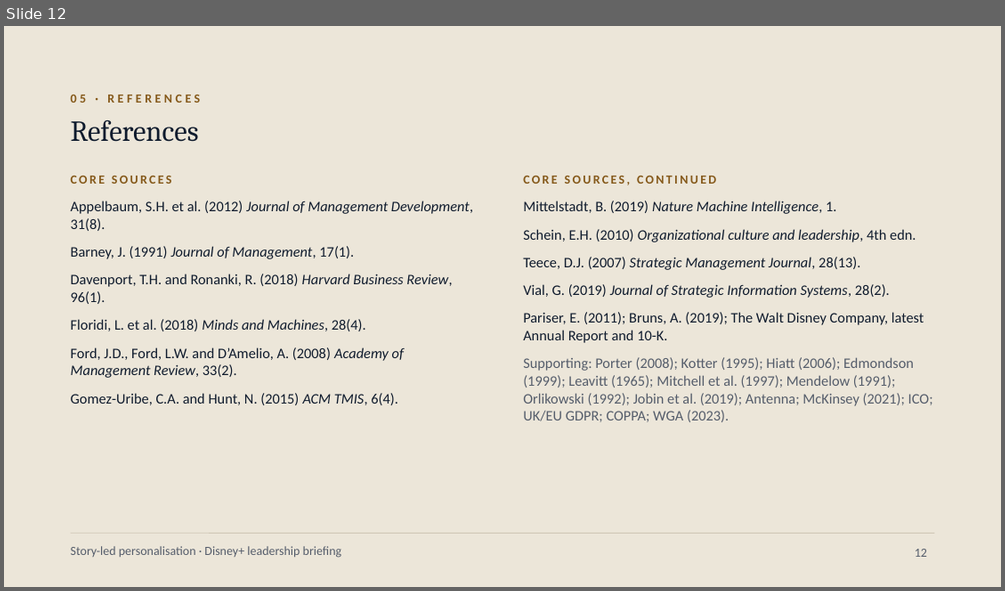
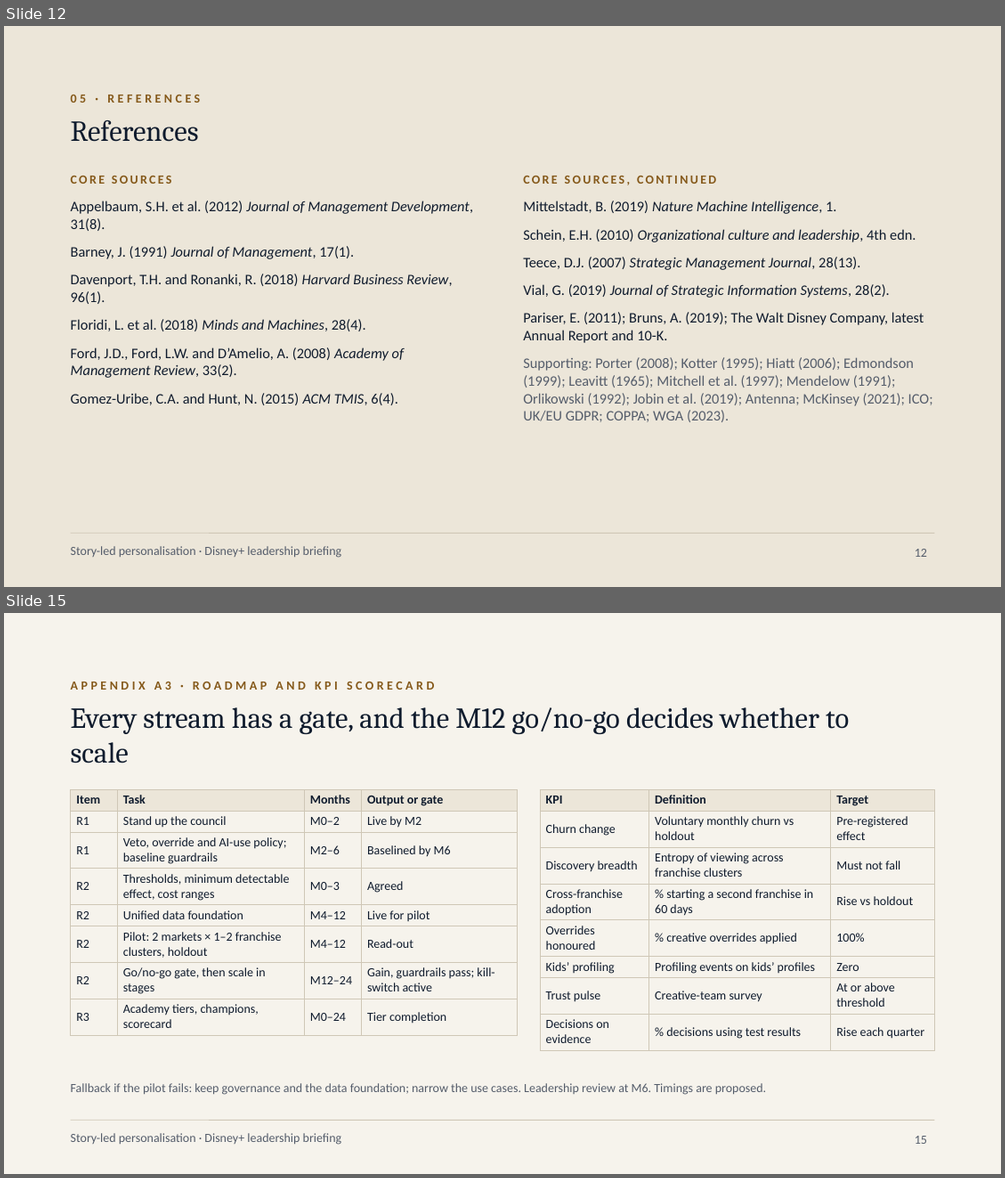
Before and after one commit to karanrg22-svg/skill, a slide deck: output/A_Corporate_Editorial.pptx. Shown one above the other, each under a label of ours: slide 12 before the commit, slides 12 and 15 after it; the slides between them are not shown. The pictures are 1005x591 and 1005x1178 pixels, drawn with LibreOffice and Linux fonts; fonts in the diff are those of the drawing. Boxes give left, top, right and bottom in pixels: in the first picture for what was removed or moved away, otherwise in the second. Text is boxed around its words. In the diff, an @@ line names an element or a change of style, - is before the commit and + after.

```diff
--- a/output/A_Corporate_Editorial.pptx
+++ b/output/A_Corporate_Editorial.pptx
@@ slide 15 added at [4, 613, 1001, 1174], background #F6F3EC; not listed: 2 template elements that a slide beside it also shows @@
@@ text added at [71, 682, 434, 690], 12 pt, text #85591A, bold @@
+APPENDIX A3 · ROADMAP AND KPI SCORECARD
@@ text added at [71, 707, 849, 763], 28 pt, text #0F1B2D @@
+Every stream has a gate, and the M12 go/no-go decides whether to scale
@@ table added at [71, 789, 517, 1031], 8 rows, 4 columns @@
+Item | Task | Months | Output or gate
+R1 | Stand up the council | M0–2 | Live by M2
+R1 | Veto, override and AI-use policy; baseline guardrails | M2–6 | Baselined by M6
+R2 | Thresholds, minimum detectable effect, cost ranges | M0–3 | Agreed
+R2 | Unified data foundation | M4–12 | Live for pilot
+R2 | Pilot: 2 markets × 1–2 franchise clusters, holdout | M4–12 | Read-out
+R2 | Go/no-go gate, then scale in stages | M12–24 | Gain, guardrails pass; kill-switch active
+R3 | Academy tiers, champions, scorecard | M0–24 | Tier completion
@@ table added at [540, 789, 935, 1046], 8 rows, 3 columns @@
+KPI | Definition | Target
+Churn change | Voluntary monthly churn vs holdout | Pre-registered effect
+Discovery breadth | Entropy of viewing across franchise clusters | Must not fall
+Cross-franchise adoption | % starting a second franchise in 60 days | Rise vs holdout
+Overrides honoured | % creative overrides applied | 100%
+Kids’ profiling | Profiling events on kids’ profiles | Zero
+Trust pulse | Creative-team survey | At or above threshold
+Decisions on evidence | % decisions using test results | Rise each quarter
@@ text added at [71, 1083, 766, 1094], 12 pt, text #555D6B @@
+Fallback if the pilot fails: keep governance and the data foundation; narrow the use cases. Leadership review at M6. Timings are proposed.
@@ page number added at [914, 1135, 927, 1143], 12 pt, text #555D6B @@
+15
```
Also in this commit, not shown: 8 slides changed, 2 other slides added, 1 other file.
